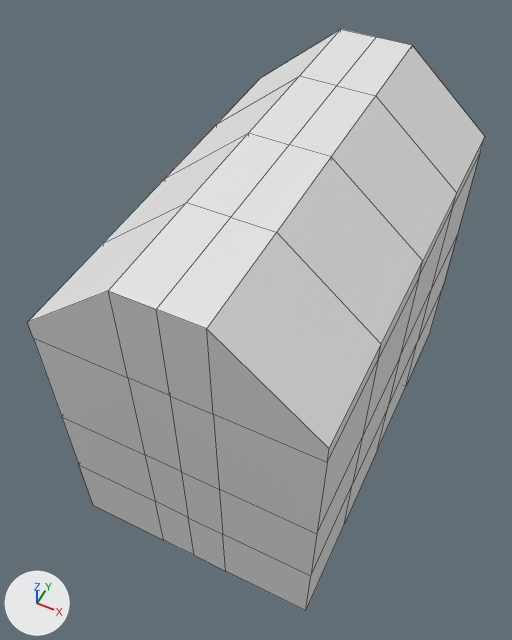
The Blender file obj_chest_bellaMartos_01.blend, before and after one commit.
Both versions are drawn from a 50 mm camera at (1.78, -4.12, 5.21) aimed at (-0.17, -0.21, 0.33). The axes (+X, +Y, +Z) are drawn at lower left. The lights are the same throughout. The older version comes first. Mesh edges are drawn as thin lines.
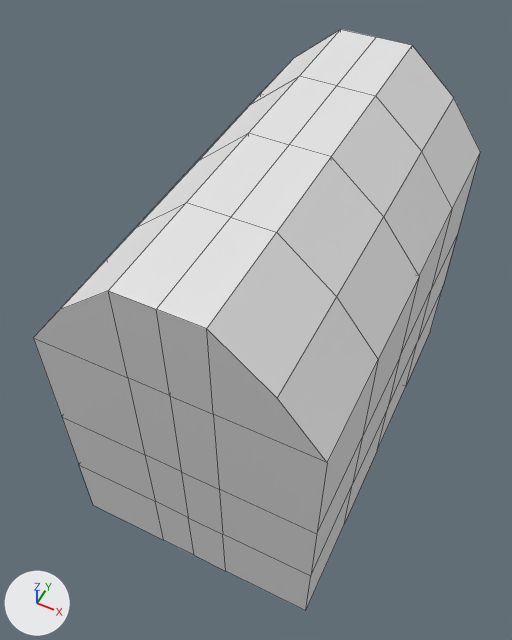
Changed parts and their boxes (x1, y1, x2, y2) in the pictures (512 x 640 px; the box of a moved part takes in the faces that stretch with it):
'Cube', reshaped: before (28, 29, 485, 611); after (33, 29, 480, 611)
part 1 of me_cube_003, moved or reshaped: before (28, 29, 485, 462); after (33, 29, 480, 462)

The edits, one by one:
me_cube_003 has 37 vertices, 28 faces and spans x -1.0..1.0, y -1.0..1.0, z -1.0..1.67.
me_cube_003 is used by ob_cube; location (0.0, 0.0, 0.0); scale (1.15, 1.86, 1.28).
Before the commit, vertices of me_cube_003: 29 (-1.0, -1.0, 1.13) at pixel (27, 322), 30 (-1.0, -0.5, 1.13) at pixel (103, 243), 31 (-1.0, 0.0, 1.13) at pixel (165, 178).
Part 1, on me_cube_003:
Vertices 29, 30, 31 of me_cube_003 move by (0.31, 0.0, 0.24).
